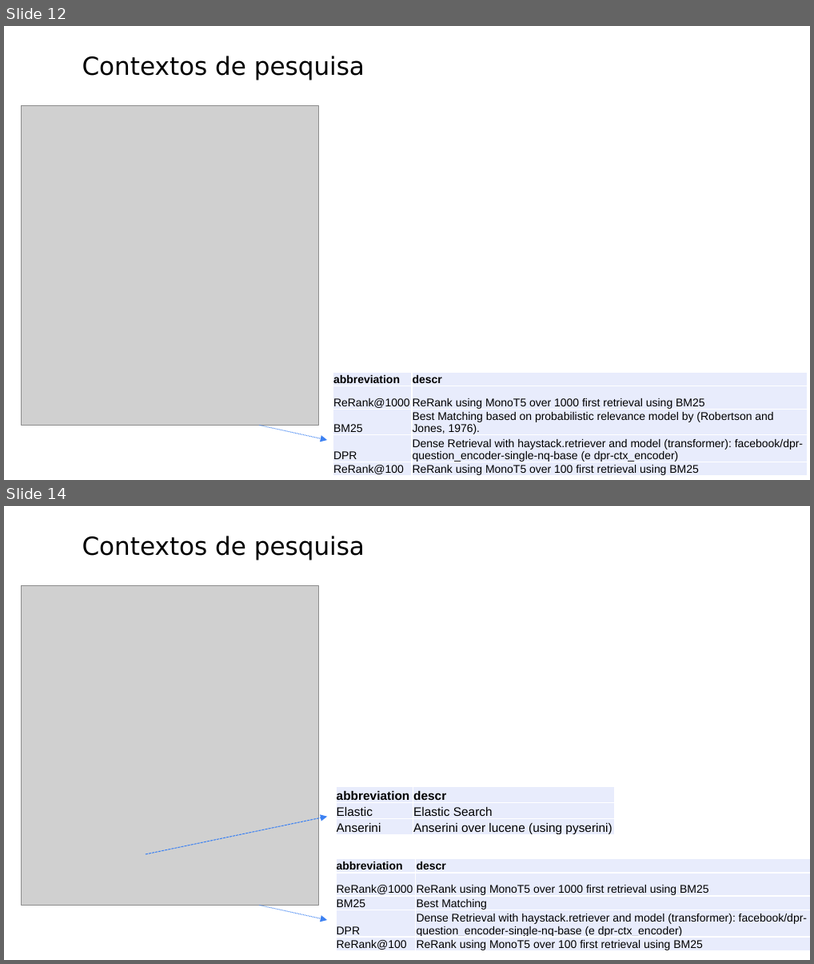
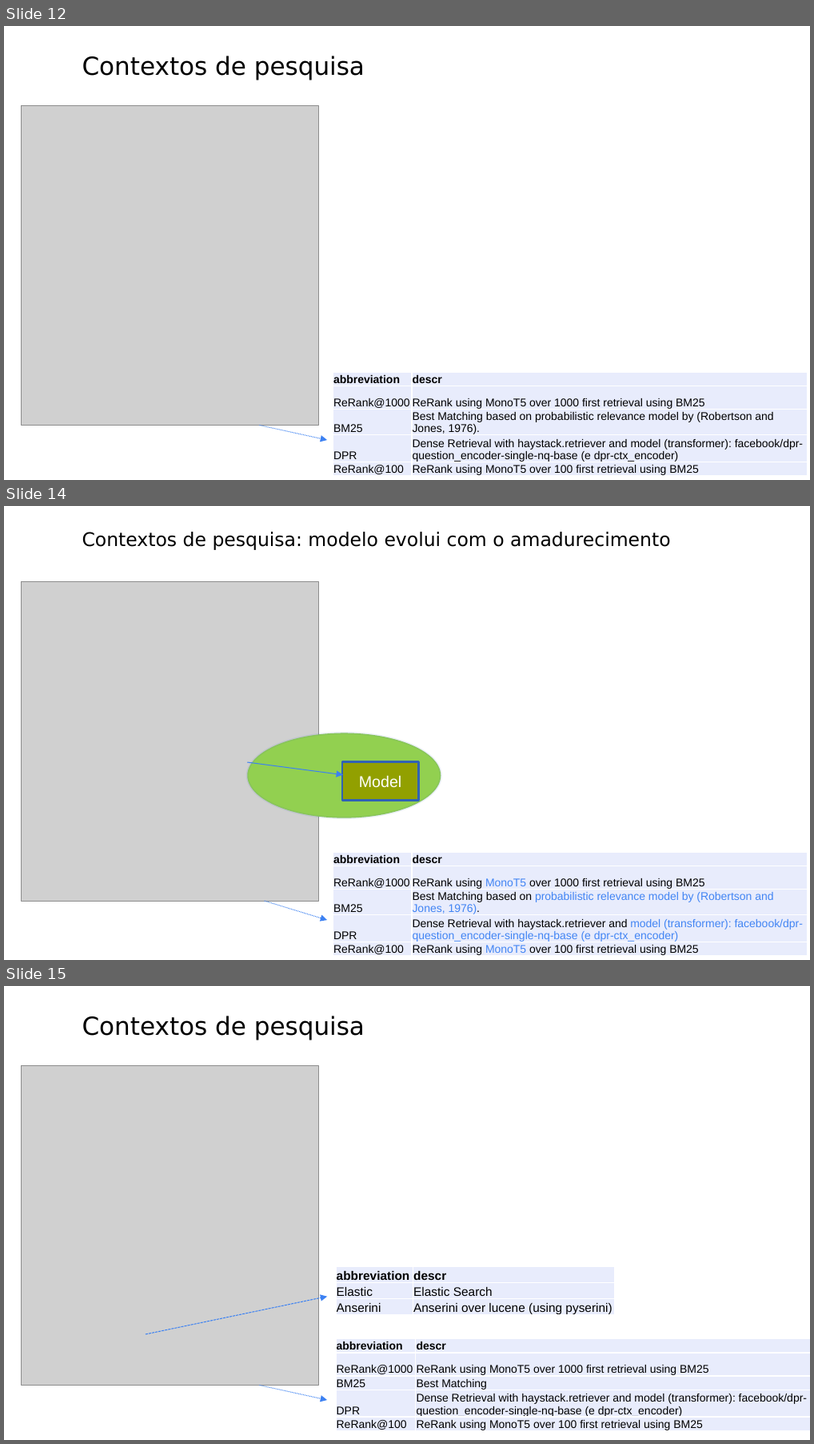
Before and after one commit to leonardo3108/robustez-query, a slide deck: docs/presentations/Apresentação 3 - 20211124.pptx. Shown one above the other, each under a label of ours: slides 12 and 14 before the commit, slides 12, 14 and 15 after it; the slides between them are not shown. The pictures are 814x964 and 814x1444 pixels, drawn with LibreOffice and Linux fonts; fonts in the diff are those of the drawing; grey boxes stand for pictures. Boxes give left, top, right and bottom in pixels: in the first picture for what was removed or moved away, otherwise in the second. Text is boxed around its words. In the diff, an @@ line names an element or a change of style, - is before the commit and + after.

```diff
--- a/docs/presentations/Apresentação 3 - 20211124.pptx
+++ b/docs/presentations/Apresentação 3 - 20211124.pptx
@@ slide 14 added at <box>4,506,810,960</box>, background #FFFFFF @@
@@ text added at <box>82,532,670,550</box>, 16.8 pt, text #000000 @@
+Contextos de pesquisa: modelo evolui com o amadurecimento
@@ picture added at <box>22,582,318,901</box> @@
@@ ellipse added at <box>247,732,441,817</box>, fill #92D050, outline #3162B5 2 pt @@
@@ arrow added from (247, 762) to (343, 775), #3C81F3 0.75 pt @@
@@ rectangle added at <box>342,762,419,800</box>, fill #92A000, outline #3162B5 2 pt, 14 pt, text #FFFFFF @@
+Model
@@ table added at <box>333,852,808,958</box>, 5 rows, 2 columns @@
+abbreviation | descr
+ReRank@1000 | ReRank using MonoT5 over 1000 first retrieval using BM25
+BM25 | Best Matching based on probabilistic relevance model by (Robertson and Jones, 1976).
+DPR | Dense Retrieval with haystack.retriever and model (transformer): facebook/dpr-question_encoder-single-nq-base (e dpr-ctx_encoder)
+ReRank@100 | ReRank using MonoT5 over 100 first retrieval using BM25
@@ arrow added from (265, 900) to (327, 920), #3C81F3 0.75 pt dashed @@
@@ what was slide 14 is now slide 15 @@
```
Also in this commit, not shown: 2 slides changed.
